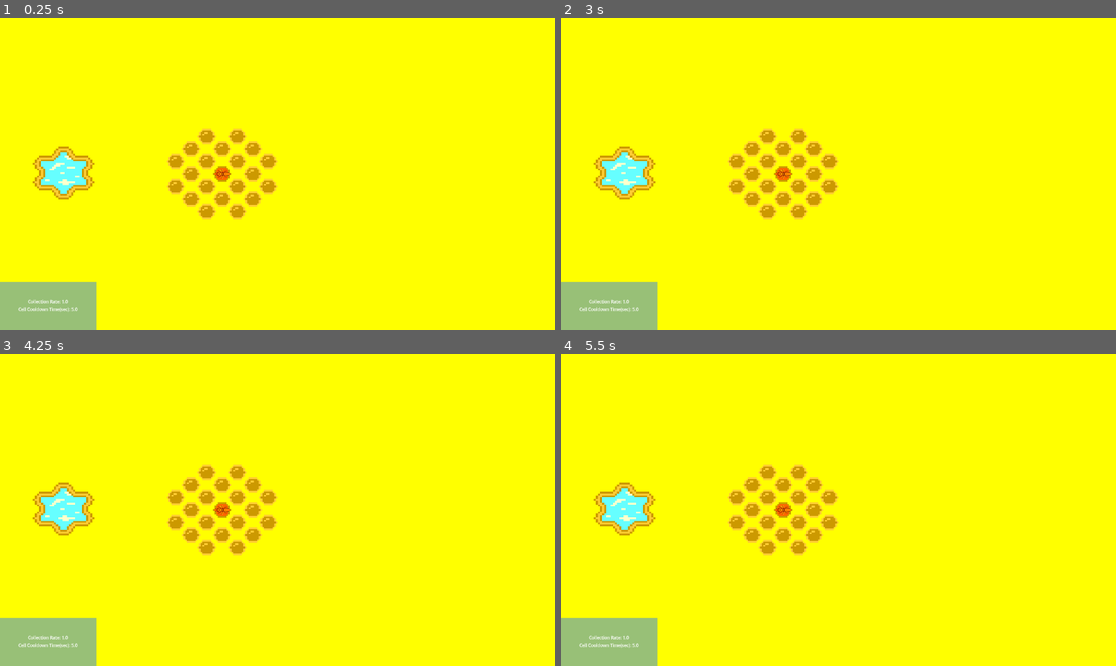
Above: before the commit, frames 1-4 (two rows, left to right).
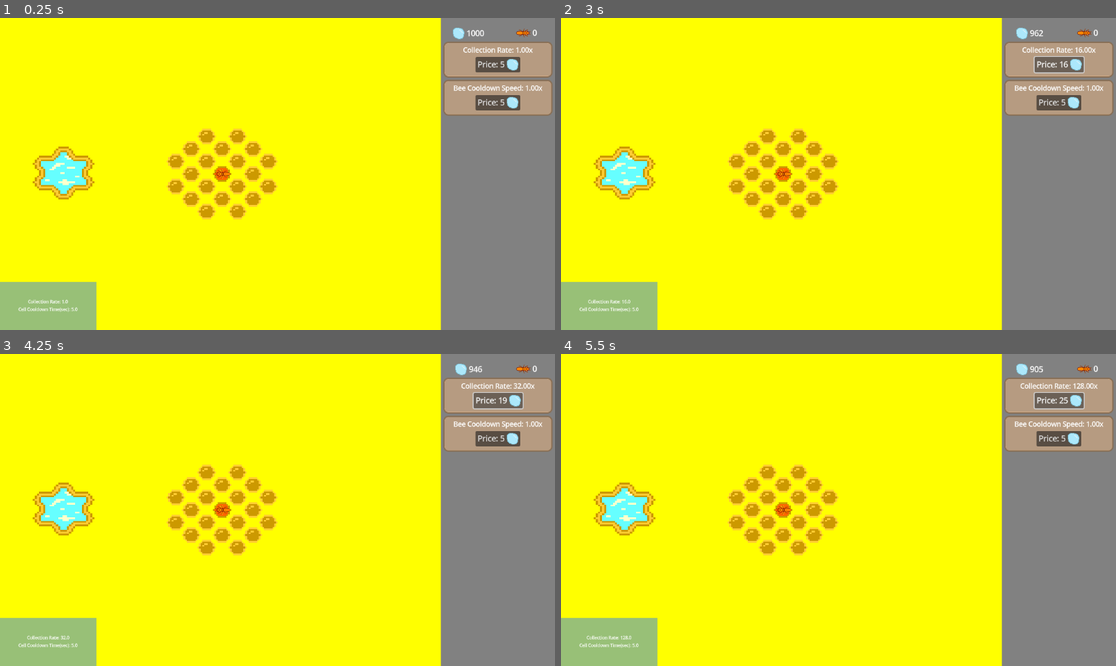
Above: after the commit, the same moments.

Repository: SBSoftwareDev/brainless
Game: Godot game, scene res://src/scenes/game.tscn
Same seed, same stepped clock (60 frames per second), same inputs: the game is played once before the commit and once after it.
Inputs (mouse positions are in pixels of both pictures, inside the frame that each line leads up to):
- Up to frame 1 (0.25 s): no input
- Up to frame 2 (3 s): click (1060, 64) at 0.5 s, where only the run after the commit has a clickable "Price: 5"; click (1060, 64) at 1.25 s, where only the run after the commit has a clickable "Price: 8"; click (1060, 64) at 2 s, where only the run after the commit has a clickable "Price: 11"; click (1060, 64) at 2.75 s, where only the run after the commit has a clickable "Price: 14"
- Up to frame 3 (4.25 s): click (499, 400) at 3.5 s, where only the run after the commit has a clickable "Price: 16"
- Up to frame 4 (5.5 s): click (1060, 400) at 4.25 s, where only the run after the commit has a clickable "Price: 19"; click (1060, 400) at 5 s, where only the run after the commit has a clickable "Price: 22"

The runs differ from the first frame. In frame 1, 21% of the frame differs, in the area x 79-100%, y 0-100%; in frame 2, 21%; in frame 3, 21%, in the area x 4-100%, y 0-100%; in frame 4, 21%.

Commit message:
Queen shows up automatically when whole cell group is purchased

Diff:
--- a/src/scenes/cell_group.tscn
+++ b/src/scenes/cell_group.tscn
@@ -1,5 +1,6 @@
-[gd_scene load_steps=25 format=3 uid="uid://0lht6v7xpbwe"]
+[gd_scene load_steps=26 format=3 uid="uid://0lht6v7xpbwe"]
 
+[ext_resource type="Script" uid="uid://eta2jmjog1wv" path="res://src/scripts/cell_group.gd" id="1_ujprs"]
 [ext_resource type="PackedScene" uid="uid://dxm31vkq2i5rl" path="res://src/scenes/empty_cell.tscn" id="1_whqsf"]
 [ext_resource type="PackedScene" uid="uid://bou1hucryo30g" path="res://src/scenes/bee_and_cell.tscn" id="2_ujprs"]
 [ext_resource type="PackedScene" uid="uid://cihfg5rshngnb" path="res://src/scenes/queen_area.tscn" id="3_ep4rc"]
@@ -96,6 +97,7 @@
 shader = SubResource("Shader_04ddp")
 
 [node name="CellGroup" type="Node2D"]
+script = ExtResource("1_ujprs")
 
 [node name="Empty Cell3" parent="." instance=ExtResource("1_whqsf")]
 material = SubResource("ShaderMaterial_mb256")
--- a/src/scenes/game.tscn
+++ b/src/scenes/game.tscn
@@ -1,105 +1,12 @@
-[gd_scene load_steps=32 format=3 uid="uid://4vqtyrbxi32s"]
+[gd_scene load_steps=9 format=3 uid="uid://4vqtyrbxi32s"]
 
 [ext_resource type="Script" uid="uid://b5qquvw15kre8" path="res://src/scripts/economy.gd" id="1_3rtjt"]
-[ext_resource type="PackedScene" uid="uid://dxm31vkq2i5rl" path="res://src/scenes/empty_cell.tscn" id="2_276xm"]
 [ext_resource type="Script" uid="uid://o5dwssmffn71" path="res://src/scripts/player_stats.gd" id="2_lcg6w"]
-[ext_resource type="PackedScene" uid="uid://bou1hucryo30g" path="res://src/scenes/bee_and_cell.tscn" id="3_3rtjt"]
 [ext_resource type="PackedScene" uid="uid://cuxp5sg65mf58" path="res://src/scenes/background.tscn" id="3_flib5"]
 [ext_resource type="PackedScene" uid="uid://b0jtrhlwf3gct" path="res://src/scenes/bee_hole.tscn" id="4_6e0h8"]
+[ext_resource type="PackedScene" uid="uid://0lht6v7xpbwe" path="res://src/scenes/cell_group.tscn" id="4_gh3at"]
 [ext_resource type="PackedScene" uid="uid://by3idyv3mn488" path="res://src/scenes/control.tscn" id="4_yufto"]
 [ext_resource type="Script" path="res://src/scripts/debug_root.gd" id="7_gh3at"]
-[ext_resource type="PackedScene" uid="uid://cihfg5rshngnb" path="res://src/scenes/queen_area.tscn" id="9_h2mn8"]
-
-[sub_resource type="Shader" id="Shader_h2mn8"]
-code = "shader_type canvas_item;
-/*
-
-uniform float light = 1.0;
-
-void fragment() {
-	COLOR = texture(TEXTURE, UV);
-	COLOR.a = light;
-}*/"
-
-[sub_resource type="ShaderMaterial" id="ShaderMaterial_5dxuo"]
-resource_local_to_scene = true
-shader = SubResource("Shader_h2mn8")
-
-[sub_resource type="ShaderMaterial" id="ShaderMaterial_tnd0m"]
-resource_local_to_scene = true
-shader = SubResource("Shader_h2mn8")
-
-[sub_resource type="ShaderMaterial" id="ShaderMaterial_0fcgq"]
-resource_local_to_scene = true
-shader = SubResource("Shader_h2mn8")
-
-[sub_resource type="ShaderMaterial" id="ShaderMaterial_3xf06"]
-resource_local_to_scene = true
-shader = SubResource("Shader_h2mn8")
-
-[sub_resource type="ShaderMaterial" id="ShaderMaterial_873yf"]
-resource_local_to_scene = true
-shader = SubResource("Shader_h2mn8")
-
-[sub_resource type="ShaderMaterial" id="ShaderMaterial_nm604"]
-resource_local_to_scene = true
-shader = SubResource("Shader_h2mn8")
-
-[sub_resource type="ShaderMaterial" id="ShaderMaterial_3ucld"]
-resource_local_to_scene = true
-shader = SubResource("Shader_h2mn8")
-
-[sub_resource type="ShaderMaterial" id="ShaderMaterial_lkrtx"]
-resource_local_to_scene = true
-shader = SubResource("Shader_h2mn8")
-
-[sub_resource type="ShaderMaterial" id="ShaderMaterial_ta85g"]
-resource_local_to_scene = true
-shader = SubResource("Shader_h2mn8")
-
-[sub_resource type="ShaderMaterial" id="ShaderMaterial_44dqv"]
-resource_local_to_scene = true
-shader = SubResource("Shader_h2mn8")
-
-[sub_resource type="ShaderMaterial" id="ShaderMaterial_3xp0n"]
-resource_local_to_scene = true
-shader = SubResource("Shader_h2mn8")
-
-[sub_resource type="ShaderMaterial" id="ShaderMaterial_p02ep"]
-resource_local_to_scene = true
-shader = SubResource("Shader_h2mn8")
-
-[sub_resource type="ShaderMaterial" id="ShaderMaterial_vshuw"]
-resource_local_to_scene = true
-shader = SubResource("Shader_h2mn8")
-
-[sub_resource type="ShaderMaterial" id="ShaderMaterial_kcfyl"]
-resource_local_to_scene = true
-shader = SubResource("Shader_h2mn8")
-
-[sub_resource type="ShaderMaterial" id="ShaderMaterial_pm1mm"]
-resource_local_to_scene = true
-shader = SubResource("Shader_h2mn8")
-
-[sub_resource type="ShaderMaterial" id="ShaderMaterial_tnxn1"]
-resource_local_to_scene = true
-shader = SubResource("Shader_h2mn8")
-
-[sub_resource type="ShaderMaterial" id="ShaderMaterial_t2yr7"]
-resource_local_to_scene = true
-shader = SubResource("Shader_h2mn8")
-
-[sub_resource type="ShaderMaterial" id="ShaderMaterial_pk722"]
-resource_local_to_scene = true
-shader = SubResource("Shader_h2mn8")
-
-[sub_resource type="ShaderMaterial" id="ShaderMaterial_1luef"]
-resource_local_to_scene = true
-shader = SubResource("Shader_h2mn8")
-
-[sub_resource type="ShaderMaterial" id="ShaderMaterial_iwul2"]
-resource_local_to_scene = true
-shader = SubResource("Shader_h2mn8")
 
 [sub_resource type="StyleBoxFlat" id="StyleBoxFlat_flib5"]
 bg_color = Color(0.41568628, 0.6431373, 0.6745098, 0.6901961)
@@ -131,85 +38,7 @@
 visibility_layer = 512
 z_index = -3026
 
-[node name="Empty Cell3" parent="World/Level" instance=ExtResource("2_276xm")]
-material = SubResource("ShaderMaterial_5dxuo")
-position = Vector2(461, 272)
-
-[node name="Empty Cell4" parent="World/Level" instance=ExtResource("2_276xm")]
-material = SubResource("ShaderMaterial_tnd0m")
-position = Vector2(493, 246)
-
-[node name="Empty Cell5" parent="World/Level" instance=ExtResource("2_276xm")]
-material = SubResource("ShaderMaterial_0fcgq")
-position = Vector2(525.00006, 324)
-
-[node name="Empty Cell6" parent="World/Level" instance=ExtResource("2_276xm")]
-material = SubResource("ShaderMaterial_3xf06")
-position = Vector2(525, 272)
-
-[node name="Empty Cell17" parent="World/Level" instance=ExtResource("2_276xm")]
-material = SubResource("ShaderMaterial_873yf")
-position = Vector2(557, 298)
-
-[node name="Empty Cell9" parent="World/Level" instance=ExtResource("2_276xm")]
-material = SubResource("ShaderMaterial_nm604")
-position = Vector2(429, 246.00002)
-
-[node name="Empty Cell10" parent="World/Level" instance=ExtResource("2_276xm")]
-material = SubResource("ShaderMaterial_3ucld")
-position = Vector2(397.00003, 272)
-
-[node name="Empty Cell11" parent="World/Level" instance=ExtResource("2_276xm")]
-material = SubResource("ShaderMaterial_lkrtx")
-position = Vector2(365, 298)
-
-[node name="Empty Cell7" parent="World/Level" instance=ExtResource("2_276xm")]
-material = SubResource("ShaderMaterial_ta85g")
-position = Vector2(461, 376)
-
-[node name="Empty Cell19" parent="World/Level" instance=ExtResource("2_276xm")]
-material = SubResource("ShaderMaterial_44dqv")
-position = Vector2(429, 350)
-
-[node name="Empty Cell20" parent="World/Level" instance=ExtResource("2_276xm")]
-material = SubResource("ShaderMaterial_3xp0n")
-position = Vector2(493, 350)
-
-[node name="Empty Cell21" parent="World/Level" instance=ExtResource("2_276xm")]
-material = SubResource("ShaderMaterial_p02ep")
-position = Vector2(493, 298)
-
-[node name="Empty Cell22" parent="World/Level" instance=ExtResource("2_276xm")]
-material = SubResource("ShaderMaterial_vshuw")
-position = Vector2(429, 298)
-
-[node name="Empty Cell14" parent="World/Level" instance=ExtResource("2_276xm")]
-material = SubResource("ShaderMaterial_kcfyl")
-position = Vector2(493, 402)
-
-[node name="Empty Cell15" parent="World/Level" instance=ExtResource("2_276xm")]
-material = SubResource("ShaderMaterial_pm1mm")
-position = Vector2(525, 376.00003)
-
-[node name="Empty Cell16" parent="World/Level" instance=ExtResource("2_276xm")]
-material = SubResource("ShaderMaterial_tnxn1")
-position = Vector2(557.00006, 350)
-
-[node name="Empty Cell13" parent="World/Level" instance=ExtResource("2_276xm")]
-material = SubResource("ShaderMaterial_t2yr7")
-position = Vector2(429, 402)
-
-[node name="Empty Cell8" parent="World/Level" instance=ExtResource("2_276xm")]
-material = SubResource("ShaderMaterial_pk722")
-position = Vector2(397, 324)
-
-[node name="Empty Cell12" parent="World/Level" instance=ExtResource("2_276xm")]
-material = SubResource("ShaderMaterial_1luef")
-position = Vector2(397, 376)
-
-[node name="Empty Cell18" parent="World/Level" instance=ExtResource("2_276xm")]
-material = SubResource("ShaderMaterial_iwul2")
-position = Vector2(365.00003, 350)
+[node name="CellGroup" parent="World/Level" instance=ExtResource("4_gh3at")]
 
 [node name="Entities" type="Node2D" parent="World"]
 
@@ -218,18 +47,10 @@
 position = Vector2(132, 322.00003)
 scale = Vector2(4.435484, 3.7824063)
 
-[node name="BeeAndCell3" parent="World/Entities" instance=ExtResource("3_3rtjt")]
-position = Vector2(461, 324)
-
-[node name="QueenArea" parent="World/Entities" instance=ExtResource("9_h2mn8")]
-z_index = 1
-position = Vector2(462, 323)
-
 [node name="Effects" type="Node2D" parent="World"]
 
 [node name="UILayer" type="CanvasLayer" parent="."]
 process_mode = 1
-visible = false
 
 [node name="UIRoot" parent="UILayer" instance=ExtResource("4_yufto")]
 
--- a/src/scripts/cell.gd
+++ b/src/scripts/cell.gd
@@ -1,7 +1,7 @@
 extends Sprite2D
 
-@onready var player_stats: Node = $"../../../../Systems/PlayerStats"
-@onready var economy: Node = $"../../../../Systems/Economy"
+@onready var player_stats: Node = $"../../../../../Systems/PlayerStats"
+@onready var economy: Node = $"../../../../../Systems/Economy"
 @onready var cell_cooldown: Timer = $"../BeePath/PathFollow2D/Worker Bee/CellCooldown"
 @onready var worker_bee: CharacterBody2D = $"../BeePath/PathFollow2D/Worker Bee"
 @onready var ready_cell: Sprite2D = $ReadyCell
--- /dev/null
+++ b/src/scripts/cell_group.gd
@@ -0,0 +1,15 @@
+extends Node2D
+
+const CELL_QUANTITY :int = 21
+var cell_purchases :int = 0
+
+@onready var queen_area: Node2D = $QueenArea
+
+func _ready() -> void:
+	cell_purchases = find_children("BeeAndCell*","",false).size()
+
+
+func add_cell_count() -> void:
+	cell_purchases += 1
+	if cell_purchases >= CELL_QUANTITY:
+		queen_area.find_child("Queen*").activate_queen()
--- a/src/scripts/economy.gd
+++ b/src/scripts/economy.gd
@@ -1,6 +1,6 @@
 extends Node
 
-var nectar :int = 100
+var nectar :int = 1000
 var bees :int = 0
 
 var cell_price = 4
--- a/src/scripts/empty_cell.gd
+++ b/src/scripts/empty_cell.gd
@@ -1,12 +1,14 @@
 extends Sprite2D
 
 @onready var empty_cell: Sprite2D = $"."
-@onready var price_panel :Control = $"../../../UILayer/UIRoot/PricePanel"
-@onready var economy: Node = %Economy
+@onready var price_panel :Control = $"../../../../UILayer/UIRoot/PricePanel"
+@onready var economy: Node = $"../../../../Systems/Economy"
 
 
 var mouseInside :bool = false
 var newCell
+
+@onready var cell_group: Node2D = $".."
 
 func _ready() -> void:
 	newCell = preload("res://src/scenes/bee_and_cell.tscn").instantiate()
@@ -34,8 +36,9 @@
 func replaceSelf() -> void:
 	var bought :bool = economy.buyCell()
 	if bought:
+		cell_group.add_cell_count()
 		newCell.position = empty_cell.position
-		get_node("../../Entities").add_child(newCell)
+		get_parent().add_child(newCell)
 		price_panel.visible = false
 		queue_free()
 	else:
--- a/src/scripts/worker_bee.gd
+++ b/src/scripts/worker_bee.gd
@@ -10,11 +10,10 @@
 
 @onready var cell: Sprite2D = $"../../../Cell"
 @onready var collectible_cooldown: Timer = $CollectibleCooldown
-@onready var economy: Node = $"../../../../../../Systems/Economy"
 @onready var path_follow_2d: PathFollow2D = $".."
 @onready var animation_player: AnimationPlayer = $AnimationPlayer
 @onready var bee_path: Path2D = %BeePath
-@onready var bee_hole: Sprite2D = $"../../../../BeeHole"
+@onready var bee_hole: Sprite2D = $"../../../../../../Entities/BeeHole"
 @onready var bee_sprite: Sprite2D = $"Bee Sprite"
 @onready var progress_bar: TextureProgressBar = $"Bee Sprite/TextureProgressBar"
 @onready var cell_cooldown: Timer = $CellCooldown
Not shown, added: src/scripts/cell_group.gd.uid
